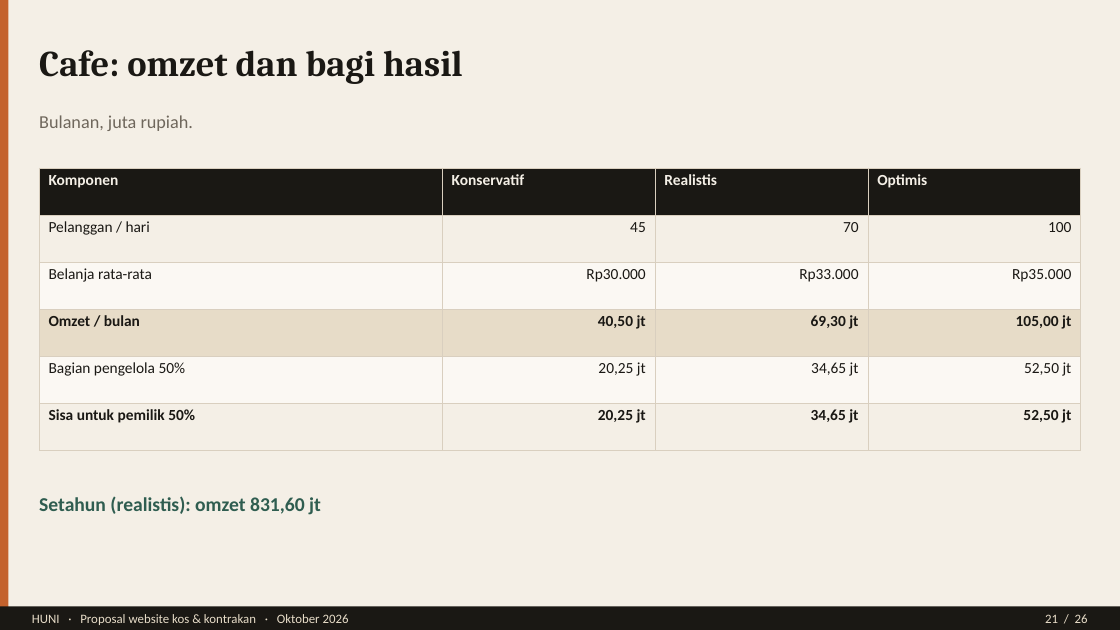
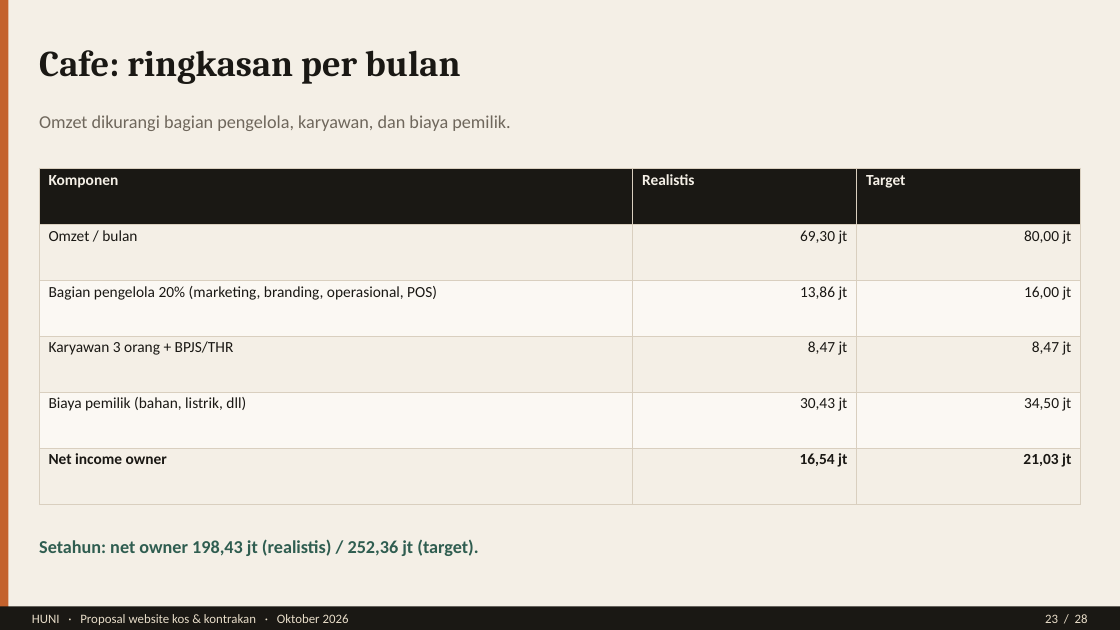
Before and after one commit to Luckywar123/Huni-porto, a slide deck: slide 23 of public/pitch/HUNI-Pitch-Deck-Lengkap.pptx (slide 21 before the commit). Drawn at 1120x630 pixels with LibreOffice and Linux fonts; fonts in the diff are those of the drawing. Boxes give left, top, right and bottom in pixels: in the first picture for what was removed or moved away, otherwise in the second. Text is boxed around its words. In the diff, an @@ line names an element or a change of style, - is before the commit and + after.

```diff
--- a/public/pitch/HUNI-Pitch-Deck-Lengkap.pptx
+++ b/public/pitch/HUNI-Pitch-Deck-Lengkap.pptx
@@ text at <box>39,50,460,84</box>: text changed @@
-Cafe: omzet dan bagi hasil
+Cafe: ringkasan per bulan
@@ text at <box>39,115,510,131</box>: text changed @@
-Bulanan, juta rupiah.
+Omzet dikurangi bagian pengelola, karyawan, dan biaya pemilik.
@@ table at <box>39,168,1082,471</box> @@
-column 1: Komponen | Pelanggan / hari | Belanja rata-rata | Omzet / bulan | Bagian pengelola 50% | Sisa untuk pemilik 50%
-column 2: Konservatif | 45 | Rp30.000 | 40,50 jt | 20,25 jt | 20,25 jt
-column 3: Realistis | 70 | Rp33.000 | 69,30 jt | 34,65 jt | 34,65 jt
-column 4: Optimis | 100 | Rp35.000 | 105,00 jt | 52,50 jt | 52,50 jt
+column 1: Komponen | Omzet / bulan | Bagian pengelola 20% (marketing, branding, operasional, POS) | Karyawan 3 orang + BPJS/THR | Biaya pemilik (bahan, listrik, dll) | Net income owner
+column 2: Realistis | 69,30 jt | 13,86 jt | 8,47 jt | 30,43 jt | 16,54 jt
+column 3: Target | 80,00 jt | 16,00 jt | 8,47 jt | 34,50 jt | 21,03 jt
@@ text at <box>39,539,478,556</box>: text changed; size 16.8 to 15.6 pt @@
-Setahun (realistis): omzet 831,60 jt
+Setahun: net owner 198,43 jt (realistis) / 252,36 jt (target).
@@ text at <box>1045,614,1088,623</box>: text changed @@
-21 / 26
+23 / 28
```
Also in this commit, not shown: 23 other slides changed, 3 slides added, 1 slide removed, 3 other files.
